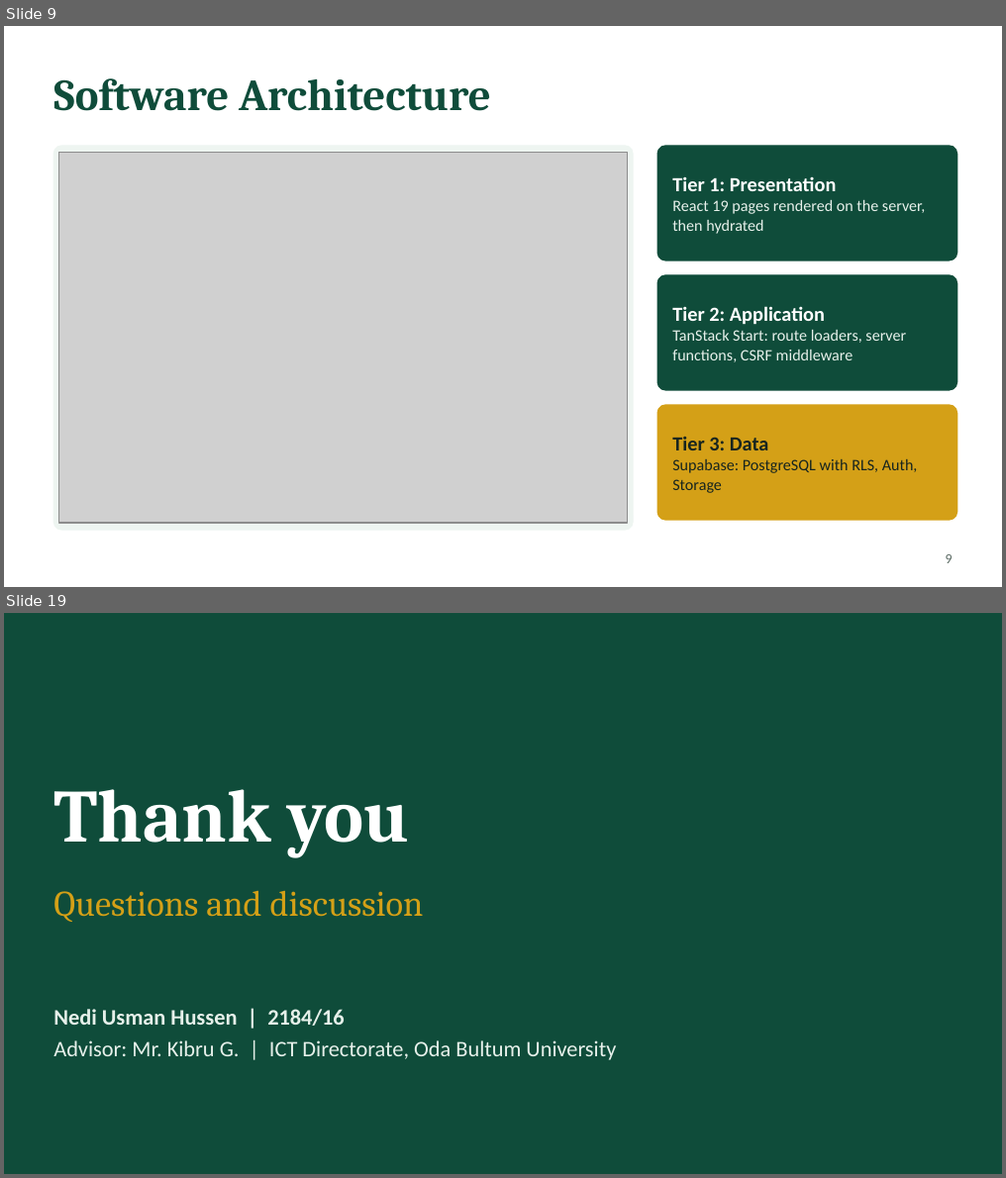
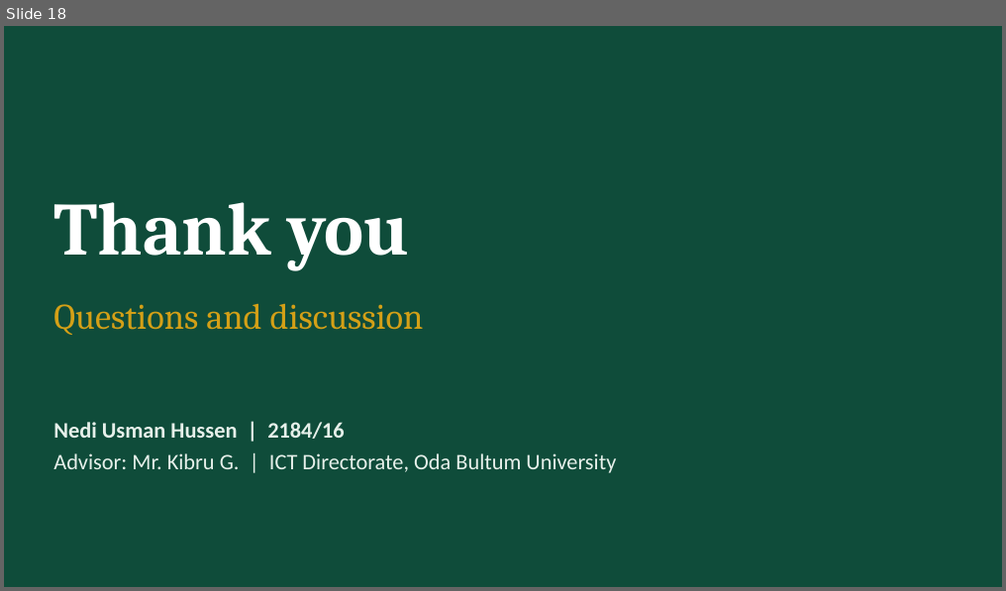
Before and after one commit to Nediusman/OBU-Intern, a slide deck: document/OBU-CMS_Presentation.pptx. Shown one above the other, each under a label of ours: slides 9 and 19 before the commit, slide 18 after it; the slides between them are not shown. The pictures are 1006x1178 and 1006x591 pixels, drawn with LibreOffice and Linux fonts; fonts in the diff are those of the drawing; grey boxes stand for pictures. Boxes give left, top, right and bottom in pixels: in the first picture for what was removed or moved away, otherwise in the second. Text is boxed around its words. In the diff, an @@ line names an element or a change of style, - is before the commit and + after.

```diff
--- a/document/OBU-CMS_Presentation.pptx
+++ b/document/OBU-CMS_Presentation.pptx
@@ slide 9 removed at [4, 26, 1002, 587], background #FFFFFF @@
@@ title removed at [54, 78, 491, 111] @@
-Software Architecture
@@ rounded rectangle removed at [54, 146, 633, 530] @@
@@ picture removed at [58, 153, 628, 523] @@
@@ rounded rectangle removed at [657, 146, 957, 261] @@
@@ text removed at [672, 176, 925, 234] @@
-Tier 1: Presentation
-React 19 pages rendered on the server, then hydrated
@@ rounded rectangle removed at [657, 275, 957, 390] @@
@@ text removed at [672, 306, 906, 363] @@
-Tier 2: Application
-TanStack Start: route loaders, server functions, CSRF middleware
@@ rounded rectangle removed at [657, 405, 957, 520] @@
@@ text removed at [672, 437, 918, 493] @@
-Tier 3: Data
-Supabase: PostgreSQL with RLS, Auth, Storage
@@ page number removed at [945, 555, 952, 564] @@
-9
@@ what was slide 19 is now slide 18 @@
```
Also in this commit, not shown: 5 slides changed, 12 slides added, 12 other slides removed, 25 other files.
